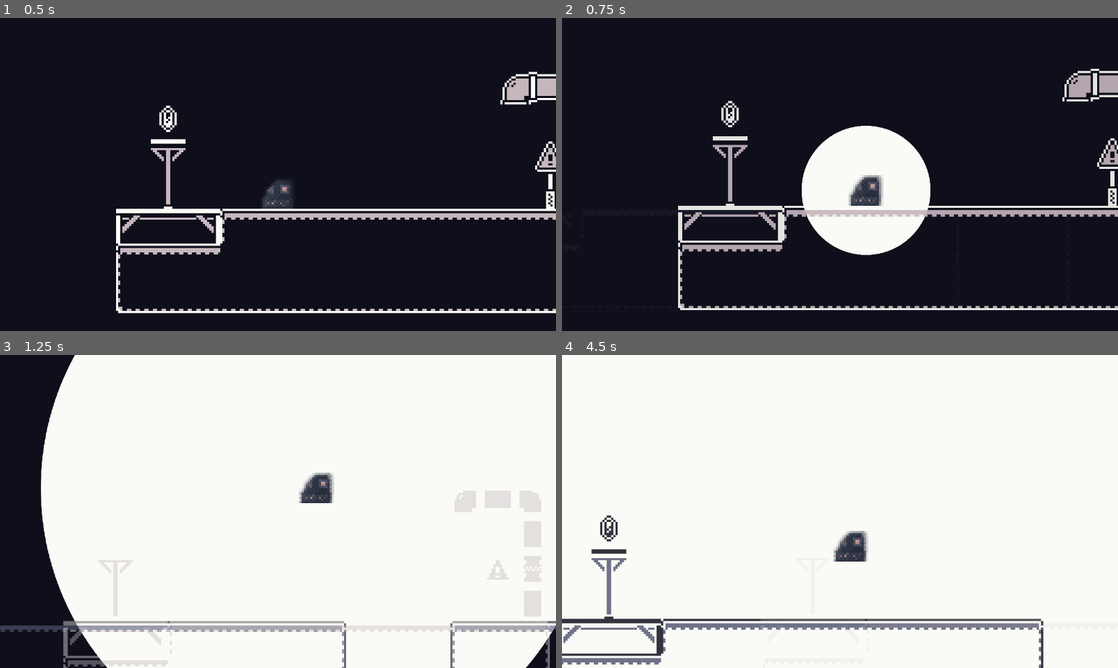
Above: before the commit, frames 1-4 (two rows, left to right).
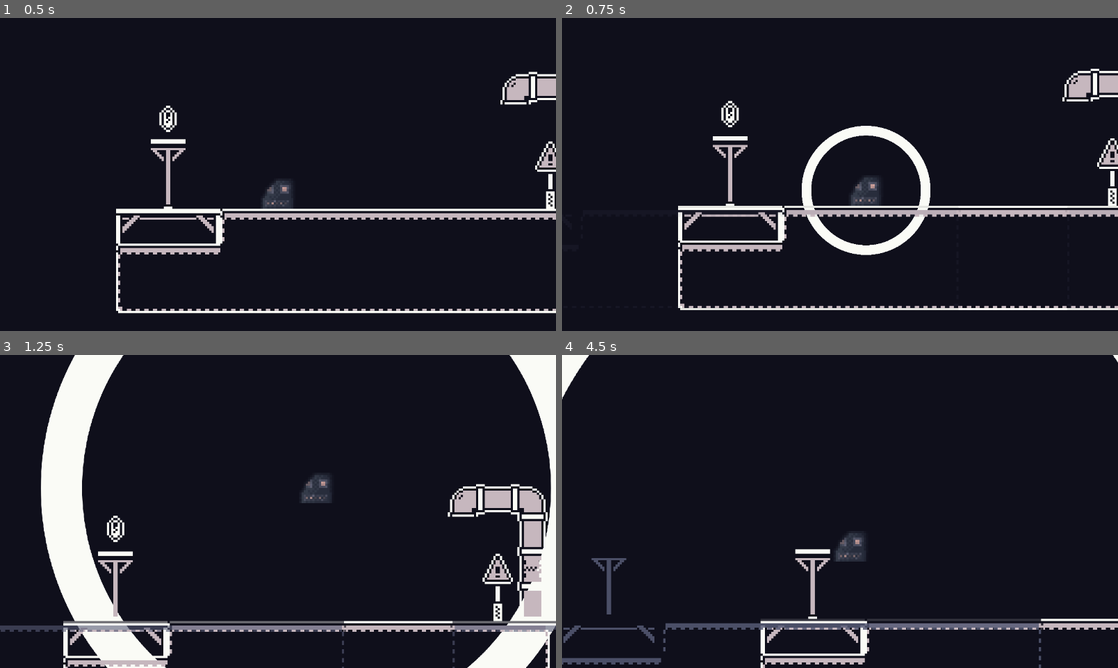
Above: after the commit, the same moments.

Repository: DeltaOmegas/AlphaTest
Game: Godot game, scene res://Levels/Test_level/test_level.tscn
Two runs of this game, one before a commit and one after it. Both use one fixed random seed, a clock stepped at 60 frames per second and the inputs below.
Inputs:
- Up to frame 1 (0.5 s): no input
- Up to frame 2 (0.75 s): hold D (right) from 0.53 s (still down); tap Shift (highlight) at 0.6 s
- Up to frame 3 (1.25 s): keep holding D (right); tap Space (jump) at 0.77 s
- Up to frame 4 (4.5 s): tap Ctrl (switch_color) at 1.35, 2.85, 4.35 s; tap Space (jump) at 1.52, 3.02, 3.77 s; release D (right) at 2.03 s; hold A (left) 2.03-4.28 s; tap Shift (highlight) at 2.1, 3.6 s; hold D (right) from 4.28 s (still down)

Frame 1 is identical in both runs. In frame 2, 4.7% of the frame differs, in the area x 44-65%, y 37-73%; in frame 3, 77%; in frame 4, 98%, in the area x 0-100%, y 0-100%.

Commit message:
Flashlight rework and minor changes
1) Flashlight and blackhole textures were changed
2) Flashlight and blackhole animations were improved
3) Comments were added
4) z-index system was resorted

Diff:
--- /dev/null
+++ b/Assets/Blackhole.svg
@@ -0,0 +1,3 @@
+<svg width="2048" height="2048" viewBox="0 0 2048 2048" fill="none" xmlns="http://www.w3.org/2000/svg">
+<path d="M2048 1024C2048 1589.54 1589.54 2048 1024 2048C458.46 2048 0 1589.54 0 1024C0 458.46 458.46 0 1024 0C1589.54 0 2048 458.46 2048 1024ZM153.6 1024C153.6 1504.71 543.291 1894.4 1024 1894.4C1504.71 1894.4 1894.4 1504.71 1894.4 1024C1894.4 543.291 1504.71 153.6 1024 153.6C543.291 153.6 153.6 543.291 153.6 1024Z" fill="#0F0F1B"/>
+</svg>
--- /dev/null
+++ b/Assets/Flashlight.svg
@@ -0,0 +1,3 @@
+<svg width="2048" height="2048" viewBox="0 0 2048 2048" fill="none" xmlns="http://www.w3.org/2000/svg">
+<path d="M2048 1024C2048 1589.54 1589.54 2048 1024 2048C458.46 2048 0 1589.54 0 1024C0 458.46 458.46 0 1024 0C1589.54 0 2048 458.46 2048 1024ZM153.6 1024C153.6 1504.71 543.291 1894.4 1024 1894.4C1504.71 1894.4 1894.4 1504.71 1894.4 1024C1894.4 543.291 1504.71 153.6 1024 153.6C543.291 153.6 153.6 543.291 153.6 1024Z" fill="#FAFBF6"/>
+</svg>
--- a/Levels/Test_level/Enviroment/black_ground.tscn
+++ b/Levels/Test_level/Enviroment/black_ground.tscn
@@ -343,14 +343,17 @@
 10:5/0/physics_layer_0/linear_velocity = Vector2(0, 0)
 10:5/0/physics_layer_0/angular_velocity = 0.0
 10:5/0/physics_layer_0/polygon_0/points = PackedVector2Array(-8, -8, 8, -8, 8, 8, -8, 8)
+10:5/0/physics_layer_0/polygon_0/one_way = true
 11:5/0 = 0
 11:5/0/physics_layer_0/linear_velocity = Vector2(0, 0)
 11:5/0/physics_layer_0/angular_velocity = 0.0
 11:5/0/physics_layer_0/polygon_0/points = PackedVector2Array(-8, -8, 8, -8, 8, 8, -8, 8)
+11:5/0/physics_layer_0/polygon_0/one_way = true
 12:5/0 = 0
 12:5/0/physics_layer_0/linear_velocity = Vector2(0, 0)
 12:5/0/physics_layer_0/angular_velocity = 0.0
 12:5/0/physics_layer_0/polygon_0/points = PackedVector2Array(-8, -8, 8, -8, 8, 8, -8, 8)
+12:5/0/physics_layer_0/polygon_0/one_way = true
 13:5/0 = 0
 13:5/0/physics_layer_0/linear_velocity = Vector2(0, 0)
 13:5/0/physics_layer_0/angular_velocity = 0.0
@@ -414,6 +417,7 @@
 10:6/0/physics_layer_0/linear_velocity = Vector2(0, 0)
 10:6/0/physics_layer_0/angular_velocity = 0.0
 10:6/0/physics_layer_0/polygon_0/points = PackedVector2Array(-8, -8, 8, -8, 8, 8, -8, 8)
+10:6/0/physics_layer_0/polygon_0/one_way = true
 13:6/0 = 0
 13:6/0/physics_layer_0/linear_velocity = Vector2(0, 0)
 13:6/0/physics_layer_0/angular_velocity = 0.0
@@ -466,6 +470,7 @@
 10:7/0/physics_layer_0/linear_velocity = Vector2(0, 0)
 10:7/0/physics_layer_0/angular_velocity = 0.0
 10:7/0/physics_layer_0/polygon_0/points = PackedVector2Array(-8, -8, 8, -8, 8, 8, -8, 8)
+10:7/0/physics_layer_0/polygon_0/one_way = true
 13:7/0 = 0
 13:7/0/physics_layer_0/linear_velocity = Vector2(0, 0)
 13:7/0/physics_layer_0/angular_velocity = 0.0
@@ -1084,18 +1089,22 @@
 11:6/0/physics_layer_0/linear_velocity = Vector2(0, 0)
 11:6/0/physics_layer_0/angular_velocity = 0.0
 11:6/0/physics_layer_0/polygon_0/points = PackedVector2Array(-8, -8, 8, -8, 8, 8, -8, 8)
+11:6/0/physics_layer_0/polygon_0/one_way = true
 11:7/0 = 0
 11:7/0/physics_layer_0/linear_velocity = Vector2(0, 0)
 11:7/0/physics_layer_0/angular_velocity = 0.0
 11:7/0/physics_layer_0/polygon_0/points = PackedVector2Array(-8, -8, 8, -8, 8, 8, -8, 8)
+11:7/0/physics_layer_0/polygon_0/one_way = true
 12:7/0 = 0
 12:7/0/physics_layer_0/linear_velocity = Vector2(0, 0)
 12:7/0/physics_layer_0/angular_velocity = 0.0
 12:7/0/physics_layer_0/polygon_0/points = PackedVector2Array(-8, -8, 8, -8, 8, 8, -8, 8)
+12:7/0/physics_layer_0/polygon_0/one_way = true
 12:6/0 = 0
 12:6/0/physics_layer_0/linear_velocity = Vector2(0, 0)
 12:6/0/physics_layer_0/angular_velocity = 0.0
 12:6/0/physics_layer_0/polygon_0/points = PackedVector2Array(-8, -8, 8, -8, 8, 8, -8, 8)
+12:6/0/physics_layer_0/polygon_0/one_way = true
 17:6/0 = 0
 17:6/0/physics_layer_0/linear_velocity = Vector2(0, 0)
 17:6/0/physics_layer_0/angular_velocity = 0.0
--- a/Levels/Test_level/test_level.tscn
+++ b/Levels/Test_level/test_level.tscn
@@ -9,6 +9,8 @@
 [ext_resource type="PackedScene" uid="uid://c052ldsxyylee" path="res://Objects/Enitities/Player.tscn" id="3_t0f2e"]
 [ext_resource type="Script" path="res://Scripts/Black_BG.gd" id="4_cxaqx"]
 [ext_resource type="Script" path="res://Scripts/Death_Zone.gd" id="6_gb857"]
+[ext_resource type="Texture2D" uid="uid://ch81x5h5pkws7" path="res://Assets/Flashlight.svg" id="9_ibfnn"]
+[ext_resource type="Texture2D" uid="uid://dvntyf61tvsb3" path="res://Assets/Blackhole.svg" id="10_tvbti"]
 
 [sub_resource type="RectangleShape2D" id="RectangleShape2D_sguj5"]
 size = Vector2(5632, 164)
@@ -56,14 +58,26 @@
 tracks/3/type = "value"
 tracks/3/imported = false
 tracks/3/enabled = true
-tracks/3/path = NodePath("%Black:modulate")
+tracks/3/path = NodePath("%Black:z_index")
 tracks/3/interp = 1
 tracks/3/loop_wrap = true
 tracks/3/keys = {
-"times": PackedFloat32Array(0, 1, 1.5, 2.5),
-"transitions": PackedFloat32Array(1, 1, 1, 1),
-"update": 0,
-"values": [Color(1, 1, 1, 1), Color(1, 1, 1, 0), Color(1, 1, 1, 0), Color(1, 1, 1, 1)]
+"times": PackedFloat32Array(0, 2.5),
+"transitions": PackedFloat32Array(1, 1),
+"update": 1,
+"values": [3, 4]
+}
+tracks/4/type = "value"
+tracks/4/imported = false
+tracks/4/enabled = true
+tracks/4/path = NodePath("%White:z_index")
+tracks/4/interp = 1
+tracks/4/loop_wrap = true
+tracks/4/keys = {
+"times": PackedFloat32Array(0, 2.5),
+"transitions": PackedFloat32Array(1, 1),
+"update": 1,
+"values": [4, 3]
 }
 
 [sub_resource type="Animation" id="Animation_fk7sb"]
@@ -109,14 +123,26 @@
 tracks/3/type = "value"
 tracks/3/imported = false
 tracks/3/enabled = true
-tracks/3/path = NodePath("%White:modulate")
+tracks/3/path = NodePath("%White:z_index")
 tracks/3/interp = 1
 tracks/3/loop_wrap = true
 tracks/3/keys = {
-"times": PackedFloat32Array(0, 1, 1.5, 2.5),
-"transitions": PackedFloat32Array(1, 1, 1, 1),
-"update": 0,
-"values": [Color(1, 1, 1, 1), Color(1, 1, 1, 0), Color(1, 1, 1, 0), Color(1, 1, 1, 1)]
+"times": PackedFloat32Array(0, 2.5),
+"transitions": PackedFloat32Array(1, 1),
+"update": 1,
+"values": [3, 4]
+}
+tracks/4/type = "value"
+tracks/4/imported = false
+tracks/4/enabled = true
+tracks/4/path = NodePath("%Black:z_index")
+tracks/4/interp = 1
+tracks/4/loop_wrap = true
+tracks/4/keys = {
+"times": PackedFloat32Array(0, 2.5),
+"transitions": PackedFloat32Array(1, 1),
+"update": 1,
+"values": [4, 3]
 }
 
 [sub_resource type="AnimationLibrary" id="AnimationLibrary_7rtn0"]
@@ -128,7 +154,7 @@
 [sub_resource type="Animation" id="Animation_lw2ti"]
 resource_name = "to_Black"
 length = 0.75
-step = 0.01
+step = 0.5
 tracks/0/type = "value"
 tracks/0/imported = false
 tracks/0/enabled = true
@@ -249,11 +275,35 @@
 "update": 1,
 "values": [4]
 }
+tracks/10/type = "value"
+tracks/10/imported = false
+tracks/10/enabled = true
+tracks/10/path = NodePath("Black:z_index")
+tracks/10/interp = 1
+tracks/10/loop_wrap = true
+tracks/10/keys = {
+"times": PackedFloat32Array(0),
+"transitions": PackedFloat32Array(1),
+"update": 1,
+"values": [3]
+}
+tracks/11/type = "value"
+tracks/11/imported = false
+tracks/11/enabled = true
+tracks/11/path = NodePath("White:z_index")
+tracks/11/interp = 1
+tracks/11/loop_wrap = true
+tracks/11/keys = {
+"times": PackedFloat32Array(0),
+"transitions": PackedFloat32Array(1),
+"update": 1,
+"values": [4]
+}
 
 [sub_resource type="Animation" id="Animation_2pi6c"]
 resource_name = "to_White"
 length = 0.75
-step = 0.01
+step = 0.5
 tracks/0/type = "value"
 tracks/0/imported = false
 tracks/0/enabled = true
@@ -374,6 +424,30 @@
 "update": 1,
 "values": [8]
 }
+tracks/10/type = "value"
+tracks/10/imported = false
+tracks/10/enabled = true
+tracks/10/path = NodePath("White:z_index")
+tracks/10/interp = 1
+tracks/10/loop_wrap = true
+tracks/10/keys = {
+"times": PackedFloat32Array(0),
+"transitions": PackedFloat32Array(1),
+"update": 1,
+"values": [3]
+}
+tracks/11/type = "value"
+tracks/11/imported = false
+tracks/11/enabled = true
+tracks/11/path = NodePath("Black:z_index")
+tracks/11/interp = 1
+tracks/11/loop_wrap = true
+tracks/11/keys = {
+"times": PackedFloat32Array(0),
+"transitions": PackedFloat32Array(1),
+"update": 1,
+"values": [4]
+}
 
 [sub_resource type="AnimationLibrary" id="AnimationLibrary_86ief"]
 _data = {
@@ -385,47 +459,47 @@
 script = ExtResource("1_u1oeo")
 
 [node name="White_BG" type="Sprite2D" parent="."]
+unique_name_in_owner = true
+show_behind_parent = true
+texture_filter = 2
+position = Vector2(1013, -478)
+scale = Vector2(1.7, 1.7)
+texture = ExtResource("2_najiq")
+region_rect = Rect2(1607.5, 755.035, 312.497, 324.965)
+script = ExtResource("2_h6gvm")
+
+[node name="Black_BG" type="Sprite2D" parent="."]
 unique_name_in_owner = true
 show_behind_parent = true
 z_index = 1
 texture_filter = 2
 position = Vector2(1013, -478)
 scale = Vector2(0.01, 0.01)
-texture = ExtResource("2_najiq")
-region_rect = Rect2(1607.5, 755.035, 312.497, 324.965)
-script = ExtResource("2_h6gvm")
-
-[node name="Black_BG" type="Sprite2D" parent="."]
-unique_name_in_owner = true
-show_behind_parent = true
-texture_filter = 2
-position = Vector2(1013, -478)
-scale = Vector2(1.7, 1.7)
 texture = ExtResource("3_qggny")
 region_rect = Rect2(1607.5, 755.035, 312.497, 324.965)
 script = ExtResource("4_cxaqx")
 
 [node name="Black" parent="." instance=ExtResource("1_qq486")]
 unique_name_in_owner = true
-modulate = Color(1, 1, 1, 0)
 z_index = 3
 position = Vector2(-469, 0)
 scale = Vector2(5, 5)
 
 [node name="White" parent="." instance=ExtResource("2_bms3y")]
 unique_name_in_owner = true
+modulate = Color(1, 1, 1, 0)
 z_index = 3
 scale = Vector2(5, 5)
 
 [node name="Player" parent="." instance=ExtResource("3_t0f2e")]
-z_index = 3
+z_index = 4
 position = Vector2(373, -118)
 scale = Vector2(5, 5)
 collision_layer = 4
+platform_floor_layers = 4294967043
 
 [node name="Main_Camera" type="Camera2D" parent="Player"]
 unique_name_in_owner = true
-z_index = 2
 position_smoothing_enabled = true
 position_smoothing_speed = 10.0
 drag_horizontal_enabled = true
@@ -439,13 +513,13 @@
 z_index = 2
 z_as_relative = false
 scale = Vector2(0.01, 0.01)
-texture = ExtResource("2_najiq")
+texture = ExtResource("9_ibfnn")
 
 [node name="Blackhole" type="Sprite2D" parent="Player"]
 z_index = 2
 z_as_relative = false
 scale = Vector2(0.01, 0.01)
-texture = ExtResource("3_qggny")
+texture = ExtResource("10_tvbti")
 
 [node name="Death_Zone" type="Area2D" parent="."]
 collision_layer = 0
--- a/Scripts/Checkpint_Area.gd
+++ b/Scripts/Checkpint_Area.gd
@@ -1,16 +1,16 @@
 extends Area2D
 
-var checkpoint_color: bool = get_collision_layer_value(1)
+var checkpoint_color: bool = get_collision_layer_value(1) #First layer belogs to white checkpoint
 
 func _on_body_entered(body):
-	if body is Player:
+	if body is Player: #Class check
 		if checkpoint_color:
-			body.Checkpoint([$"..".global_position + Vector2(24*5, -30*5), true])
+			body.checkpoint([$"..".global_position + Vector2(24*5, -30*5), true])
 		else:
-			body.Checkpoint([$"..".global_position + Vector2(24*5, -30*5), false])
+			body.checkpoint([$"..".global_position + Vector2(24*5, -30*5), false])
 		$"../Checkpoint_Animation".stop()
-		$"../Checkpoint_Animation".play("Reached")
+		$"../Checkpoint_Animation".play("Reached") # Hide core
 
 
 func _ready():
-		$"../Checkpoint_Animation".play("Idle")
+		$"../Checkpoint_Animation".play("Idle") #Flying checkpoint core
--- a/Scripts/Death_Zone.gd
+++ b/Scripts/Death_Zone.gd
@@ -5,9 +5,9 @@
 
 func _on_body_entered(body):
 	if body is Player:
-		if $"..".get_current_color() != body.get_last_checkpoint_color():
-			body.death()
+		if $"..".get_current_color() != body.get_last_checkpoint_color(): #Current color and checkpoint must be different
+			body.respawn()
 		else:
 			$"..".switch_color()
 			#timer is required here
-			body.death()
+			body.respawn()
--- a/Scripts/Player.gd
+++ b/Scripts/Player.gd
@@ -8,22 +8,22 @@
 var checkpoints: Array = [] # 2d array e.g [[Vector2(position), checkpoint_color(true/false)]]
 
 
-func death():
+func respawn(): #Used in Death_Zone to respawn player
 	position = checkpoints[-1][0]
-	velocity = Vector2(0, 0)
+	velocity = Vector2(0, 0) #Fix the "portal effect"
 
 
-func Checkpoint(data: Array):
+func checkpoint(data: Array): #Used in Checkpoint_Area to add new checkpoint
 	checkpoints.append(data)
 
 
-func get_last_checkpoint_color():
+func get_last_checkpoint_color(): #Used in Death_Zone to switch color if it is necessary
 	return checkpoints[-1][1]
 
 
 func _ready():
 	jump_heigh *= -1
-	checkpoints.append([get_position(), not($"..".get_current_color())])
+	checkpoints.append([get_position(), not($"..".get_current_color())]) #Make a virtual checkpoint on start position
 	$Flashlight.visible = false
 	$Blackhole.visible = false
 
--- a/Scripts/Test_Level.gd
+++ b/Scripts/Test_Level.gd
@@ -18,7 +18,9 @@
 	COLOR = bool(COLOR)
 	if COLOR:
 		$White.modulate[3] = 0
+		$White.z_index = 3
 		$Black.modulate[3] = 1
+		$Black.z_index = 4
 		%White_BG.scale = Vector2(1.7, 1.7)
 		%White_BG.visible = true
 		%Black_BG.scale = Vector2(0.01, 0.01)
@@ -27,7 +29,9 @@
 		$Player.set_collision_mask_value(2, true)
 	else:
 		$White.modulate[3] = 1
+		$White.z_index = 4
 		$Black.modulate[3] = 0
+		$Black.z_index = 3
 		%White_BG.scale = Vector2(0.01, 0.01)
 		%White_BG.visible = false
 		%Black_BG.scale = Vector2(1.7, 1.7)
Not shown, added: Assets/Blackhole.svg.import
Not shown, added: Assets/Flashlight.svg.import
Not shown: 1 places in Levels/Test_level/test_level.tscn that only renumber resources
